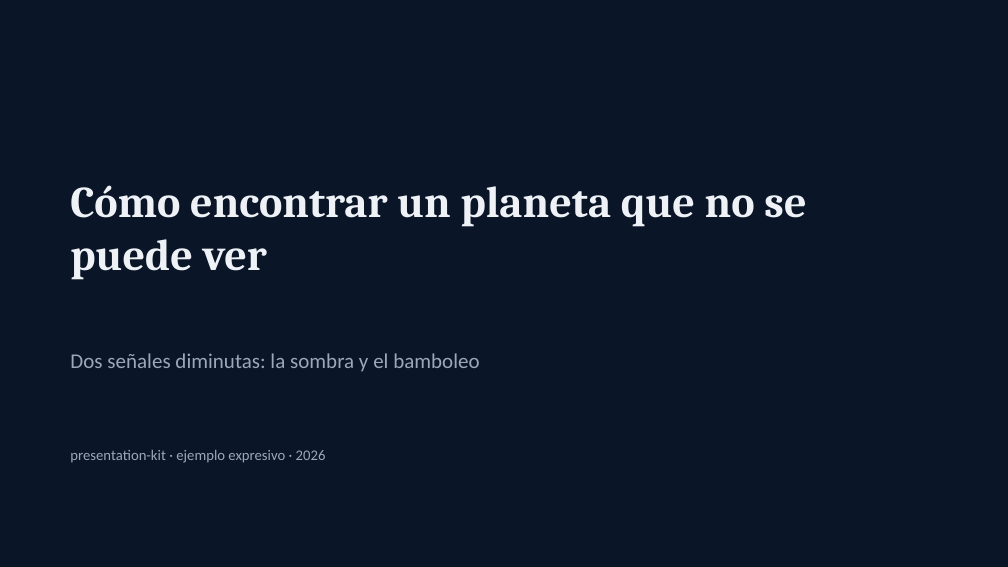
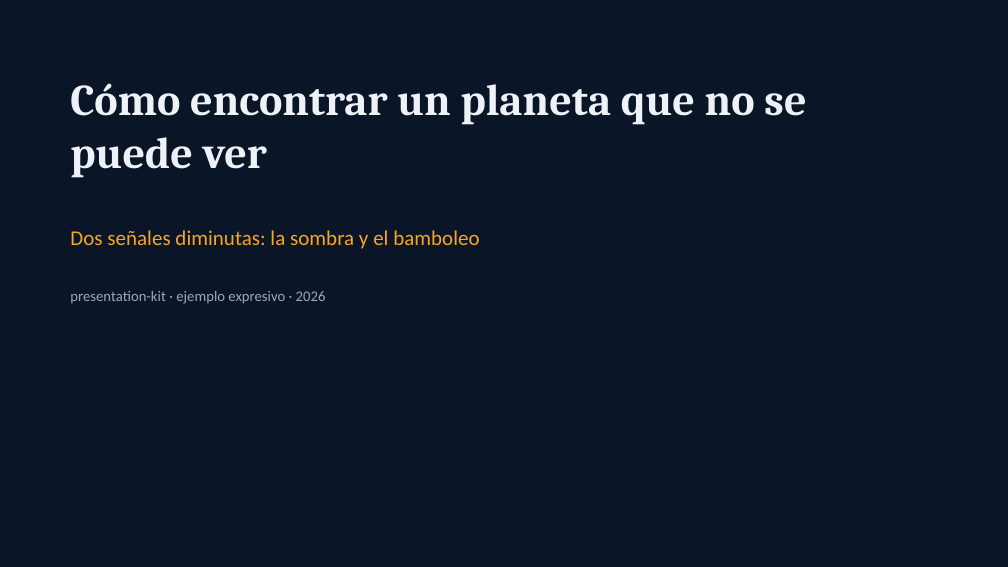
Before and after one commit to jpcastillo714/presentation-kit, a slide deck: slide 1 of examples/exoplanets/exoplanets.es.pptx. Drawn at 1008x567 pixels with LibreOffice and Linux fonts; fonts in the diff are those of the drawing; background and template pictures are left out. Boxes give left, top, right and bottom in pixels: in the first picture for what was removed or moved away, otherwise in the second. Text is boxed around its words. In the diff, an @@ line names an element or a change of style, - is before the commit and + after.

```diff
--- a/examples/exoplanets/exoplanets.es.pptx
+++ b/examples/exoplanets/exoplanets.es.pptx
@@ text "Cómo encontrar un planeta que ...": place and size @@
-text "Cómo encontrar un planeta que ..." at [70,185,806,280]
+text "Cómo encontrar un planeta que ..." at [70,83,806,178]
@@ text "Dos señales diminutas: la sombra ...": place and size @@
-text "Dos señales diminutas: la sombra ..." at [70,353,479,372]
+text "Dos señales diminutas: la sombra ..." at [70,230,479,249]
@@ text "Dos señales diminutas: la sombra ..." at [70,230,479,249]: text colour #9AA8BA to #F5A623 @@
@@ text "presentation-kit · ejemplo expresivo · ...": place and size @@
-text "presentation-kit · ejemplo expresivo · ..." at [70,450,326,463]
+text "presentation-kit · ejemplo expresivo · ..." at [70,291,326,304]
```
Also in this commit, not shown: 6 other slides changed, 50 other files.
